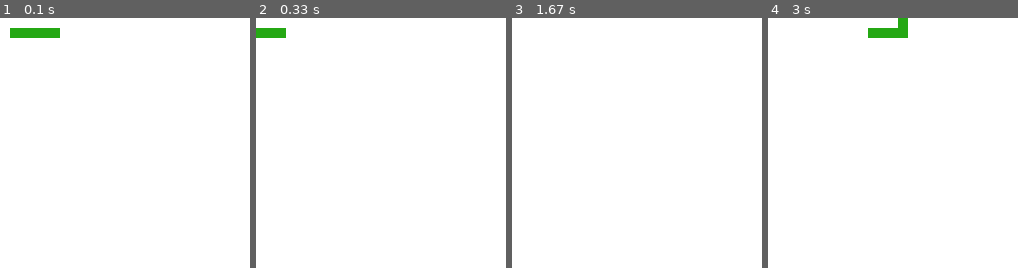
Above: before the commit, frames 1-4 (left to right).
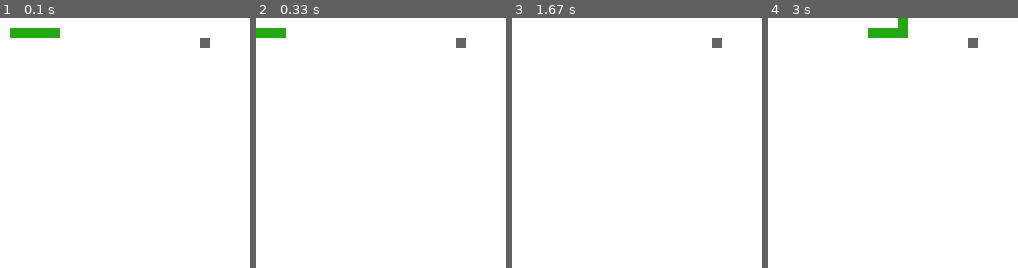
Above: after the commit, the same moments.

Repository: MateuszBelczowski/code-sunday-python-15-12-2019
Game: pygame game, started from gra.py
Same seed, same stepped clock (60 frames per second), same inputs: the game is played once before the commit and once after it.
Inputs:
- Up to frame 1 (0.1 s): no input
- Up to frame 2 (0.33 s): no input
- Up to frame 3 (1.67 s): hold Right 0.33-0.8 s; hold Up 0.83-1.13 s; hold Right 1.17-1.63 s
- Up to frame 4 (3 s): hold Down 2.23-2.53 s; hold Left 2.57-2.97 s
The pictures show only the part of the screen within x 0-50%, y 0-50%; the shares and areas given below are measured in that part.

The runs differ from the first frame. In frame 1, 0.2% of the frame differs, in the area x 80-84%, y 8-12%; in frame 2, 0.2%; in frame 3, 0.2%; in frame 4, 0.2%.

Commit message:
Wyświetlaj jedzenie na planszy

Diff:
--- a/gra.py
+++ b/gra.py
@@ -1,5 +1,6 @@
 import sys
 import pygame
+import random
 
 brazowy = pygame.Color(100, 100, 100)
 bialy = pygame.Color(255, 255, 255)
@@ -20,7 +21,20 @@
         pygame.draw.rect(plansza, zielony, segment)
 
 
+def wylosuj_polozenie_owocu():
+    rand_x = random.randint(0, 50)
+    rand_y = random.randint(0, 50)
+    return rand_x, rand_y
+
+
+def narysuj_owoc(x, y):
+    owoc = pygame.Rect(x * 10, y * 10, 10, 10)
+    pygame.draw.rect(plansza, brazowy, owoc)
+
+
 narysuj_weza()
+polozenie_owocu_x, polozenie_owocu_y = wylosuj_polozenie_owocu()
+narysuj_owoc(polozenie_owocu_x, polozenie_owocu_y)
 pygame.display.flip()
 
 obecny_kierunek = "lewo"
@@ -55,4 +69,5 @@
 
     print(polozenie_weza)
     narysuj_weza()
+    narysuj_owoc(polozenie_owocu_x, polozenie_owocu_y)
     pygame.display.flip()
